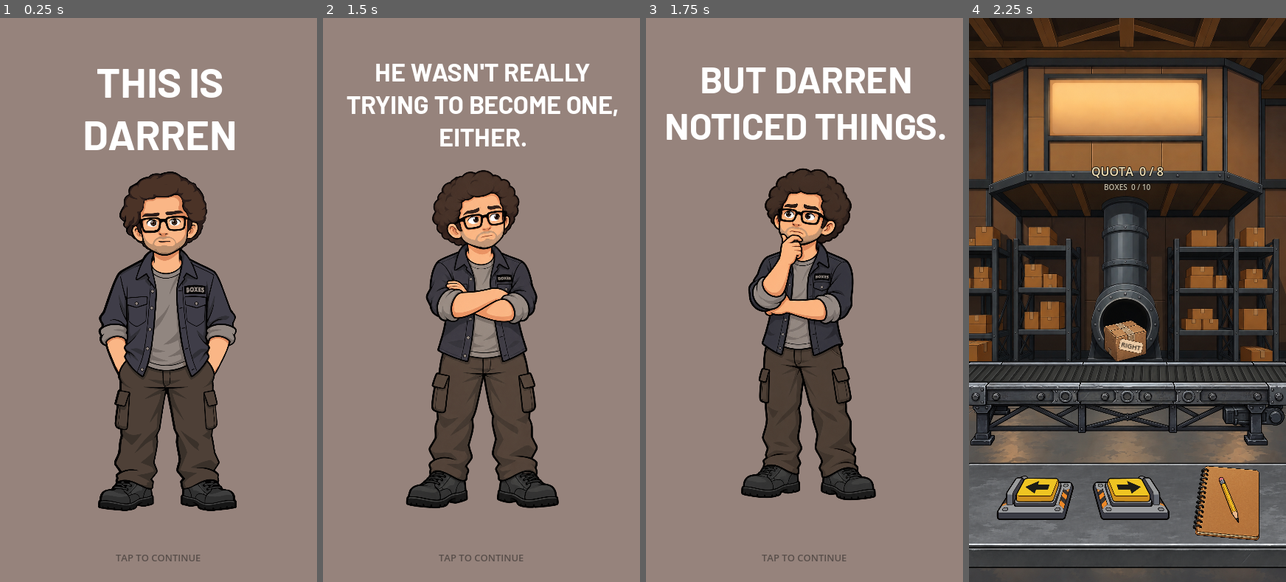
Above: before the commit, frames 1-4 (left to right).
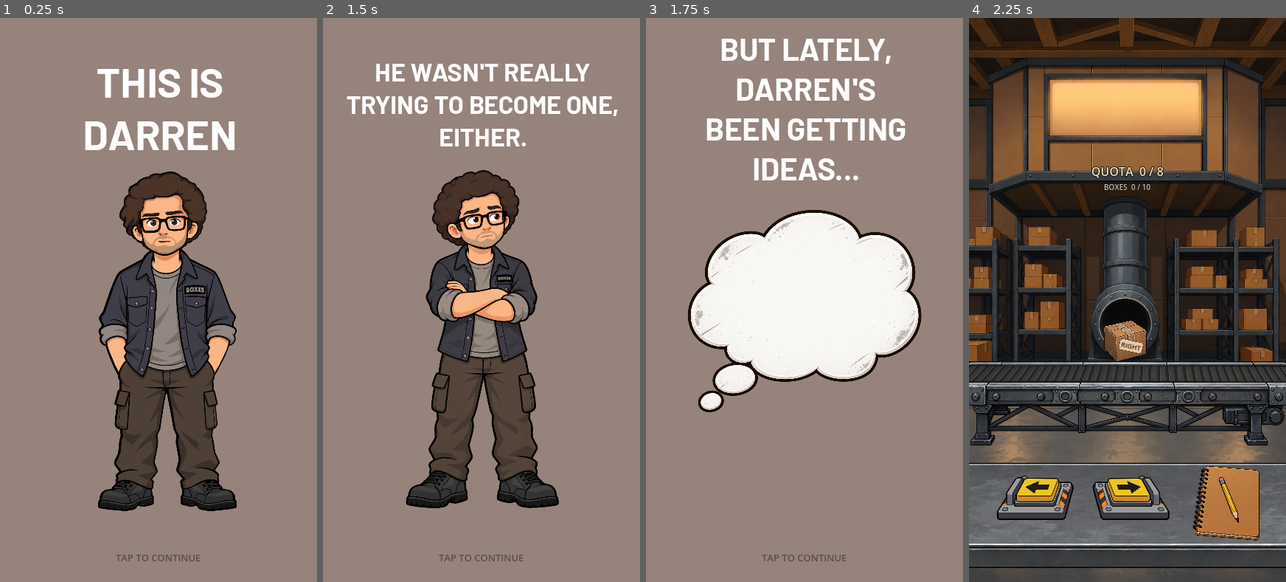
Above: after the commit, the same moments.

Repository: patrickcallahancomedy/comedian
Game: Godot game, scene res://scenes/story/story_sequence.tscn
The game is run twice, just before and just after one commit, with the same random seed, the same clock (stepped at 60 frames per second) and the same inputs.
Inputs (mouse positions are in pixels of both pictures, inside the frame that each line leads up to):
- Up to frame 1 (0.25 s): no input
- Up to frame 2 (1.5 s): tap Enter (ui_accept) at 0.5, 0.77, 1.25 s; move the mouse to (551, 271) at 0.52 s; click (551, 271) at 0.67 s; move the mouse to (418, 328) at 1.27 s; click (418, 328) at 1.42 s
- Up to frame 3 (1.75 s): tap Enter (ui_accept) at 1.52 s
- Up to frame 4 (2.25 s): tap Enter (ui_accept) at 2 s; move the mouse to (1159, 175) at 2.02 s; click (1159, 175) at 2.17 s

Frames 1-2 are identical in both runs. In frame 3, 31% of the frame differs, in the area x 6-95%, y 3-86%; in frame 4, nothing differs.

Commit message:
Update page 5 to Darren getting ideas

Diff:
--- a/godot/scenes/story/pages/05_noticed_things.tscn
+++ b/godot/scenes/story/pages/05_noticed_things.tscn
@@ -1,7 +1,7 @@
 [gd_scene format=3]
 
 [ext_resource type="Script" uid="uid://dhinamoeomgay" path="res://scripts/story/story_page_base.gd" id="1_page"]
-[ext_resource type="Texture2D" path="res://assets/character/darren_thinking.png" id="2_darren"]
+[ext_resource type="Texture2D" path="res://assets/boxes/thought_bubble.png" id="2_thought"]
 [ext_resource type="FontFile" uid="uid://i36iwuoqk6el" path="res://assets/fonts/Barlow-Bold.ttf" id="3_font"]
 
 [node name="StoryCard" type="Control"]
@@ -72,11 +72,11 @@
 
 [node name="Foreground" type="TextureRect" parent="ArtLayer"]
 layout_mode = 1
-offset_left = 67.0
-offset_top = 186.0
-offset_right = 371.0
-offset_bottom = 684.0
-texture = ExtResource("2_darren")
+offset_left = 55.0
+offset_top = 205.0
+offset_right = 375.0
+offset_bottom = 590.0
+texture = ExtResource("2_thought")
 expand_mode = 1
 stretch_mode = 5
 
@@ -101,7 +101,7 @@
 grow_horizontal = 2
 grow_vertical = 2
 theme_override_fonts/font = ExtResource("3_font")
-theme_override_font_sizes/font_size = 50
-text = "BUT DARREN\nNOTICED THINGS."
+theme_override_font_sizes/font_size = 42
+text = "BUT LATELY, DARREN'S\nBEEN GETTING\nIDEAS..."
 horizontal_alignment = 1
 autowrap_mode = 3
